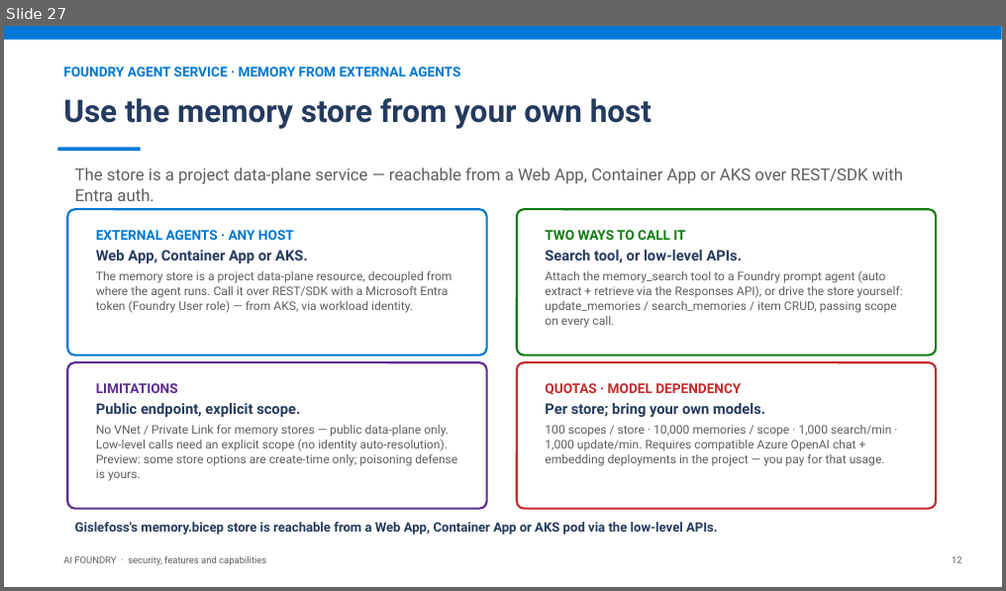
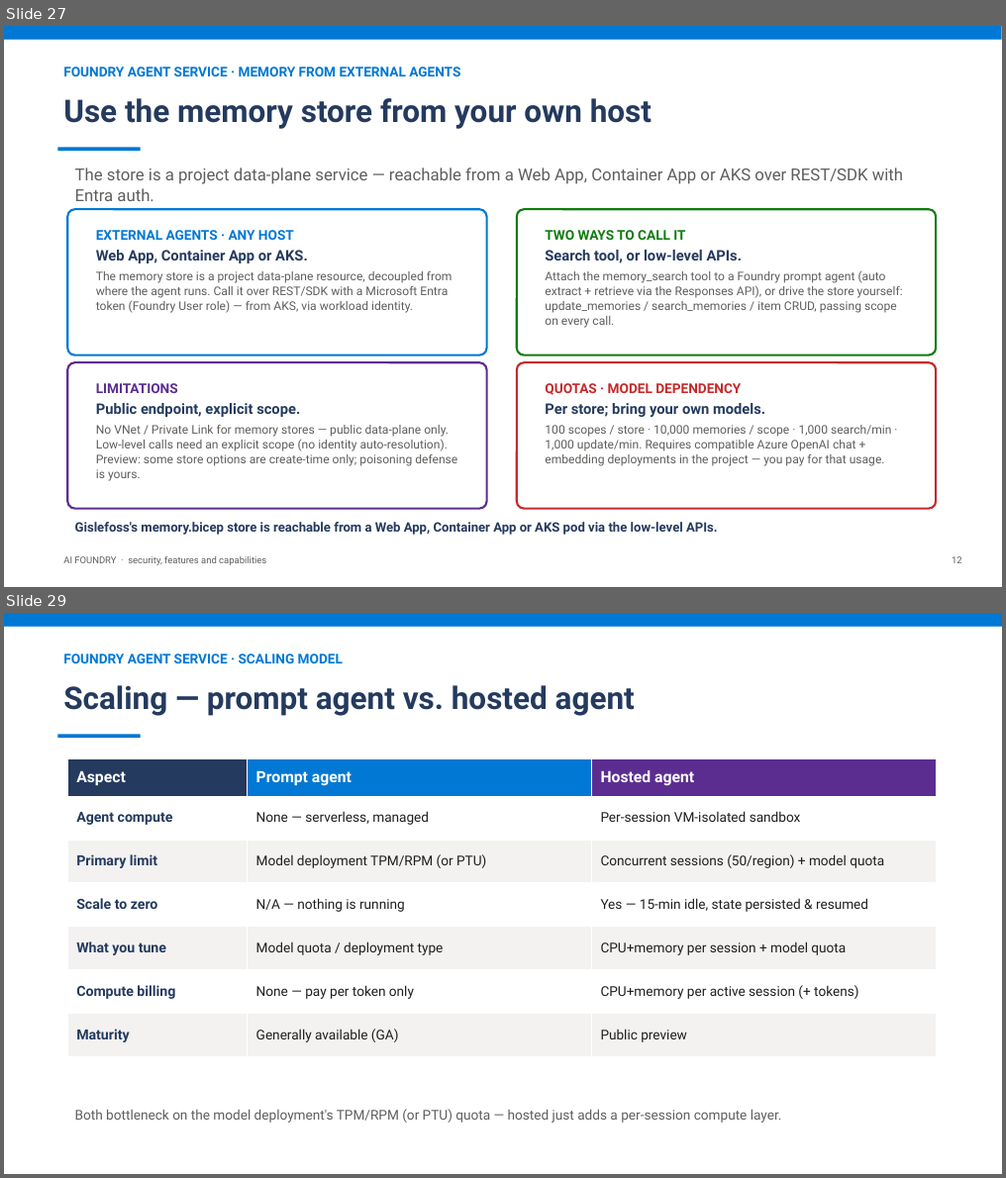
Before and after one commit to mchudinov/Gislefoss, a slide deck: docs/prompt-shields-vs-guardrails.pptx. Shown one above the other, each under a label of ours: slide 27 before the commit, slides 27 and 29 after it; the slides between them are not shown. The pictures are 1006x591 and 1006x1178 pixels, drawn with LibreOffice and Linux fonts; fonts in the diff are those of the drawing. Boxes give left, top, right and bottom in pixels: in the first picture for what was removed or moved away, otherwise in the second. Text is boxed around its words. In the diff, an @@ line names an element or a change of style, - is before the commit and + after.

Commit message:
Add agents diff.

```diff
--- a/docs/prompt-shields-vs-guardrails.pptx
+++ b/docs/prompt-shields-vs-guardrails.pptx
@@ slide 29 added at bbox=[4, 613, 1002, 1174], background #FFFFFF @@
@@ rectangle added at bbox=[4, 613, 1002, 627], fill #0078D4 @@
@@ text added at bbox=[63, 654, 343, 663], 13 pt, text #0078D4, bold @@
+FOUNDRY AGENT SERVICE · SCALING MODEL
@@ text added at bbox=[63, 685, 635, 716], 30 pt, text #243A5E, bold @@
+Scaling — prompt agent vs. hosted agent
@@ rectangle added at bbox=[57, 735, 141, 738], fill #0078D4 @@
@@ table added at bbox=[67, 759, 936, 1057], 7 rows, 3 columns @@
+Aspect | Prompt agent | Hosted agent
+Agent compute | None — serverless, managed | Per-session VM-isolated sandbox
+Primary limit | Model deployment TPM/RPM (or PTU) | Concurrent sessions (50/region) + model quota
+Scale to zero | N/A — nothing is running | Yes — 15-min idle, state persisted & resumed
+What you tune | Model quota / deployment type | CPU+memory per session + model quota
+Compute billing | None — pay per token only | CPU+memory per active session (+ tokens)
+Maturity | Generally available (GA) | Public preview
@@ text added at bbox=[75, 1109, 782, 1123], 13 pt, text #605E5C @@
+Both bottleneck on the model deployment's TPM/RPM (or PTU) quota — hosted just adds a per-session compute layer.
```
Also in this commit, not shown: 2 slides changed, 2 other slides added.
